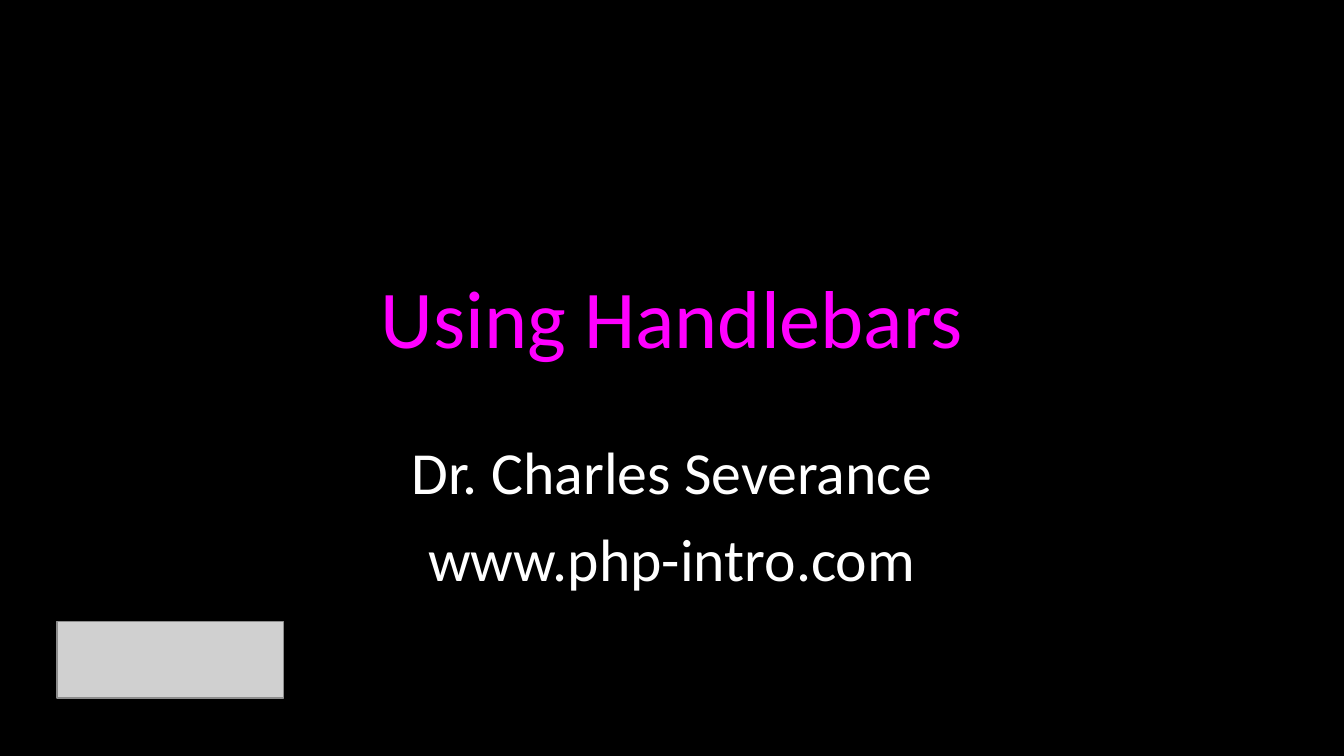
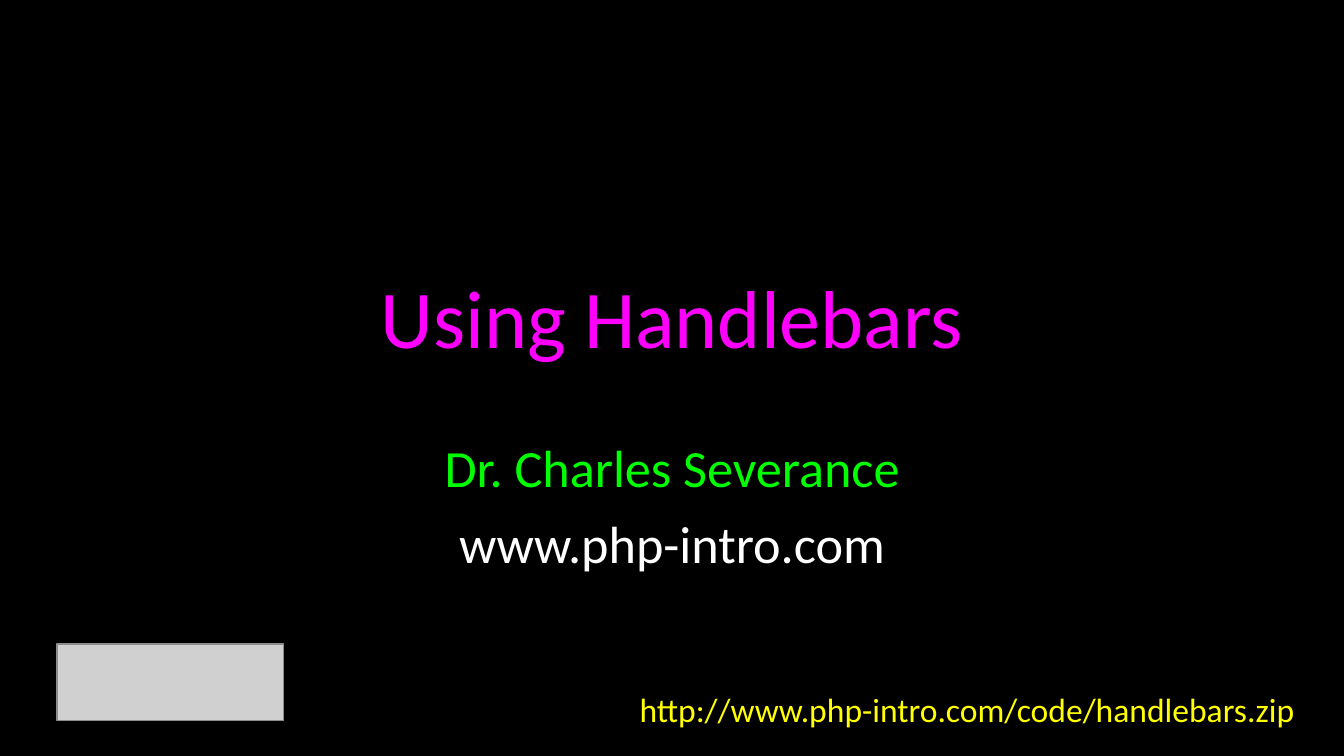
Before and after one commit to csev/wa4e, a slide deck: slide 1 of lectures/JS-05-Handlebars.ppt. Drawn at 1344x756 pixels with LibreOffice and Linux fonts; fonts in the diff are those of the drawing; grey boxes stand for pictures. Boxes give left, top, right and bottom in pixels: in the first picture for what was removed or moved away, otherwise in the second. Text is boxed around its words. In the diff, an @@ line names an element or a change of style, - is before the commit and + after.

Commit message:
Updates

```diff
--- a/lectures/JS-05-Handlebars.ppt
+++ b/lectures/JS-05-Handlebars.ppt
@@ subtitle "Dr. Charles Severance" at [445, 450, 899, 572]: size 32 to 28 pt; text colour #FFFFFF to #00FF00 in "Dr. Charles Severance"; less space between paragraphs @@
@@ picture: place and size @@
-picture at [56, 622, 282, 699]
+picture at [56, 644, 282, 720]
@@ text added at [640, 698, 1295, 728], 18 pt, text #FFFF00 @@
+http://www.php-intro.com/code/handlebars.zip
```
Also in this commit, not shown: 5 slides added.
